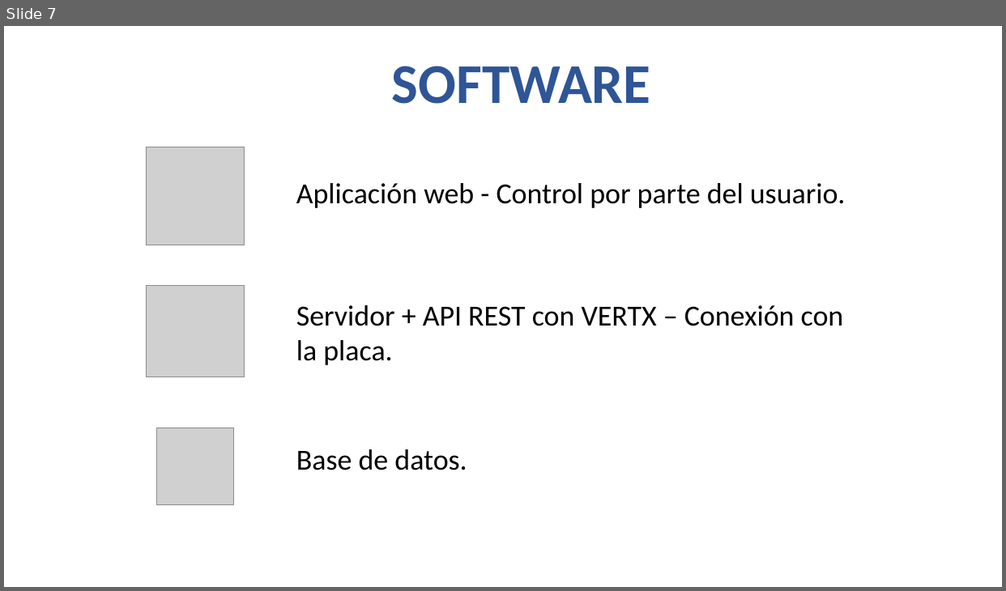
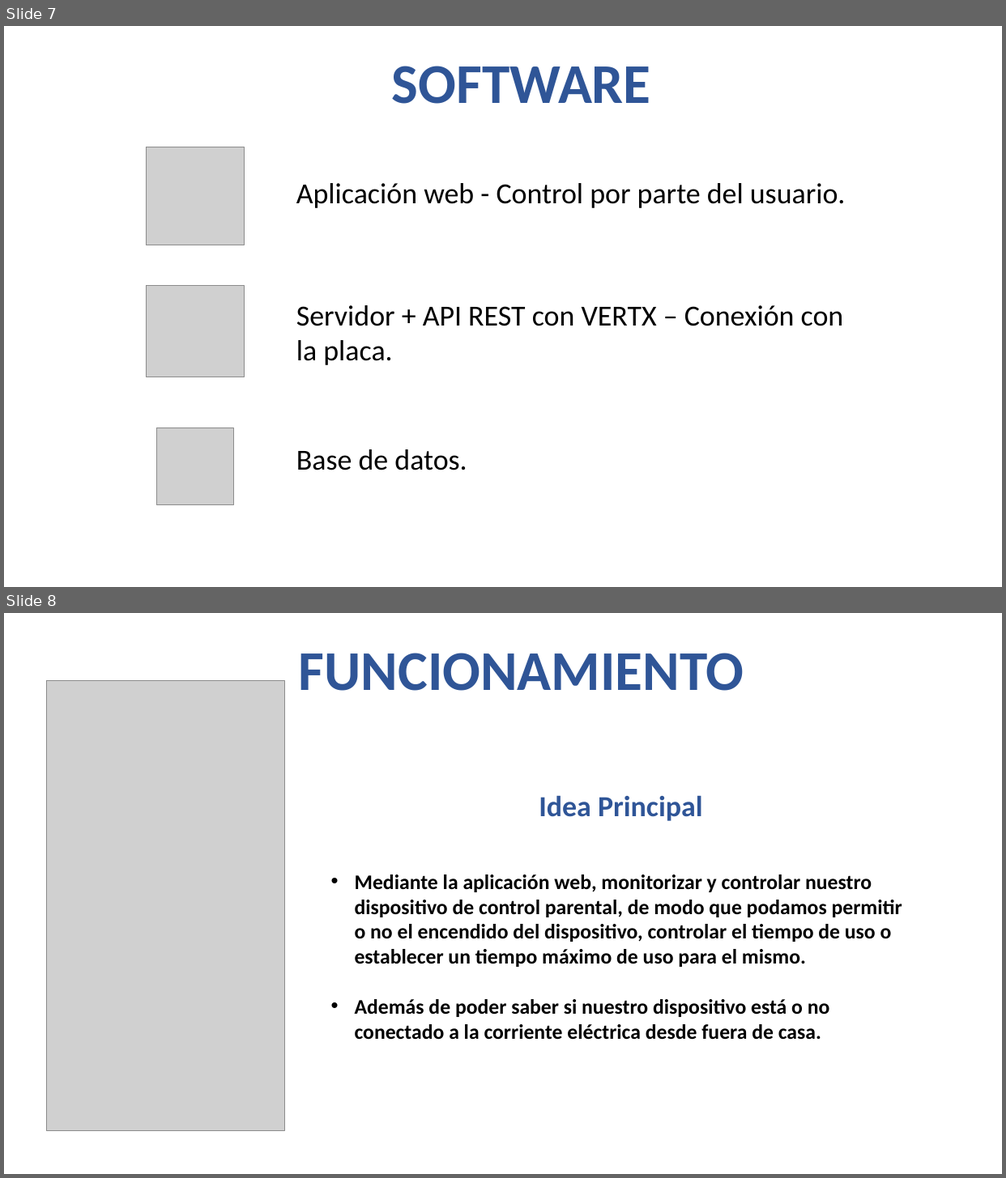
Before and after one commit to jessjimejess/Trabajo_DAD, a slide deck: CONTROL PARENTAL.pptx. Shown one above the other, each under a label of ours: slide 7 before the commit, slides 7 and 8 after it. The pictures are 1006x591 and 1006x1178 pixels, drawn with LibreOffice and Linux fonts; fonts in the diff are those of the drawing; grey boxes stand for pictures; background and template pictures are left out. Boxes give left, top, right and bottom in pixels: in the first picture for what was removed or moved away, otherwise in the second. Text is boxed around its words. In the diff, an @@ line names an element or a change of style, - is before the commit and + after.

```diff
--- a/CONTROL PARENTAL.pptx
+++ b/CONTROL PARENTAL.pptx
@@ slide 8 added at (x1=4, y1=613, x2=1002, y2=1174), background picture (left out) @@
@@ title added at (x1=299, y1=653, x2=744, y2=691), 54 pt, text #2F5597, bold @@
+FUNCIONAMIENTO
@@ picture added at (x1=47, y1=681, x2=285, y2=1131) @@
@@ text added at (x1=539, y1=795, x2=703, y2=821), 28 pt, text #2F5597, bold @@
+Idea Principal
@@ text added at (x1=355, y1=875, x2=902, y2=1040), 20 pt, text #000000, bold @@
+• Mediante la aplicación web, monitorizar y controlar nuestro dispositivo de control parental, de modo que podamos permitir o no el encendido del dispositivo, controlar el tiempo de uso o establecer un tiempo máximo de uso para el mismo.
+• Además de poder saber si nuestro dispositivo está o no conectado a la corriente eléctrica desde fuera de casa.
```
Also in this commit, not shown: 1 slide changed, 1 other slide added, 2 slides removed.
